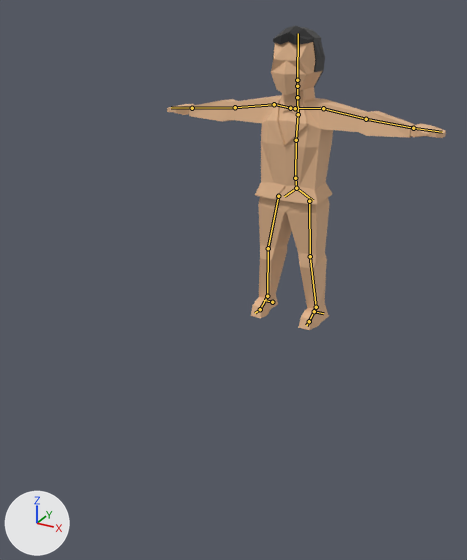
One commit to the Blender file TopDownRPG/Assets/Prefab/Characters/Player/Models/Player_Tux2.blend: the scene before it, then after it.
Camera for both pictures: a camera (50 mm lens) standing at (10.95, -25.36, 13.77) and looking at (0.86, -7.02, 4.6). Arrows for +X, +Y and +Z are at lower left; the lights stay in place. The bones that bend it are drawn over the model as lines.

In view in the first picture: 'Body', 'Hair'.
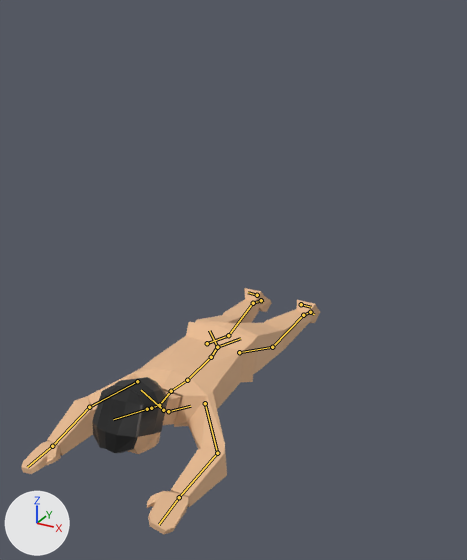
The newer file adds an action. The first version stands in its rest pose; the second is drawn at frame 25 of the action 'Death'.

The edits, one by one:
Bone 'spine' (bone_spine) moves from (0.0, 0.0, 0.0) to (0.0, -0.289, 1.373).
Bone 'spine' (bone_spine) turns from (0, 0, 0) to (90, 0, 0) degrees about its own x, y and z.
Bone 'spine.004' (bone_spine_004) turns from (0, 0, 0) to (-25, 0, 0) degrees about its own x, y and z.
Bone 'upper_arm.L' (bone_upper_arm_l) moves from (0.0, 0.0, 0.0) to (0.044, 0.052, 0.002).
Bone 'upper_arm.R' (bone_upper_arm_r) moves from (0.0, 0.0, 0.0) to (-0.044, 0.052, 0.002).
Bone 'kneeIK.L' (bone_kneeik_l) moves from (0.0, 0.0, 0.0) to (0.0, 0.397, -0.588).
Bone 'kneeIK.L' (bone_kneeik_l) turns from (0, 0, 0) to (-90, 0, 0) degrees about its own x, y and z.
Bone 'heelIK.L' (bone_heelik_l) moves from (0.0, 0.0, 0.0) to (0.0, -0.259, 0.045).
Bone 'heelIK.L' (bone_heelik_l) turns from (0, 0, 0) to (138, 0, 0) degrees about its own x, y and z.
Bone 'elbowIK.L' (bone_elbowik_l) moves from (0.0, 0.0, 0.0) to (0.344, -2.219, -1.4).
Bone 'elbowIK.L' (bone_elbowik_l) turns from (0, 0, 0) to (90, 0, 0) degrees about its own x, y and z.
Bone 'handIK.L' (bone_handik_l) moves from (0.0, 0.0, 0.0) to (-0.422, -2.171, -1.477).
Bone 'handIK.L' (bone_handik_l) turns from (0, 0, 0) to (-19, 3, -83) degrees about its own x, y and z.
Bone 'kneeIK.R' (bone_kneeik_r) moves from (0.0, 0.0, 0.0) to (0.0, 0.397, -0.588).
Bone 'kneeIK.R' (bone_kneeik_r) turns from (0, 0, 0) to (-90, 0, 0) degrees about its own x, y and z.
Bone 'heelIK.R' (bone_heelik_r) moves from (0.0, 0.0, 0.0) to (0.0, -0.259, 0.045).
Bone 'heelIK.R' (bone_heelik_r) turns from (0, 0, 0) to (138, 0, 0) degrees about its own x, y and z.
Bone 'elbowIK.R' (bone_elbowik_r) moves from (0.0, 0.0, 0.0) to (-0.344, -2.219, -1.4).
Bone 'elbowIK.R' (bone_elbowik_r) turns from (0, 0, 0) to (90, 0, 0) degrees about its own x, y and z.
Bone 'handIK.R' (bone_handik_r) moves from (0.0, 0.0, 0.0) to (0.422, -2.171, -1.477).
Bone 'handIK.R' (bone_handik_r) turns from (0, 0, 0) to (-19, -3, 83) degrees about its own x, y and z.

Pixel boxes (x1, y1, x2, y2) of what changed, in the pictures (467 x 560 px):
'Body', posed (7% wider, 15% shorter)
    before: (167, 41, 446, 330)
    after: (21, 288, 320, 534)
'Hair', posed (47% wider, 24% taller)
    before: (273, 26, 325, 87)
    after: (92, 377, 169, 453)
bone 'spine', root to tip
    before: (296, 188) to (295, 178)
    after: (217, 347) to (211, 357)
bone 'spine.004', root to tip
    before: (297, 97) to (297, 86)
    after: (159, 405) to (151, 408)
bone 'upper_arm.L', root to tip
    before: (323, 108) to (366, 119)
    after: (205, 403) to (217, 453)
bone 'upper_arm.R', root to tip
    before: (274, 104) to (235, 107)
    after: (137, 381) to (89, 407)
